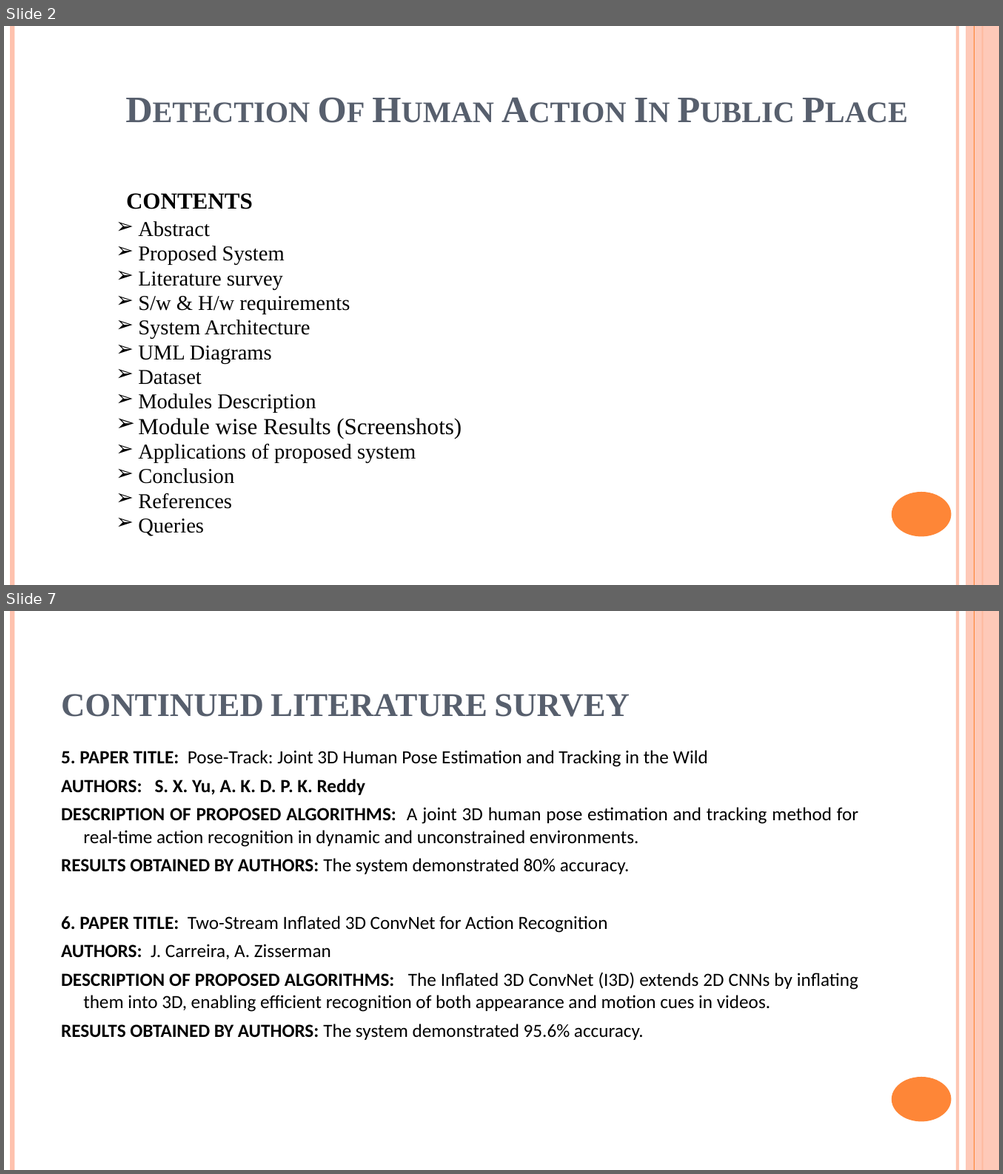
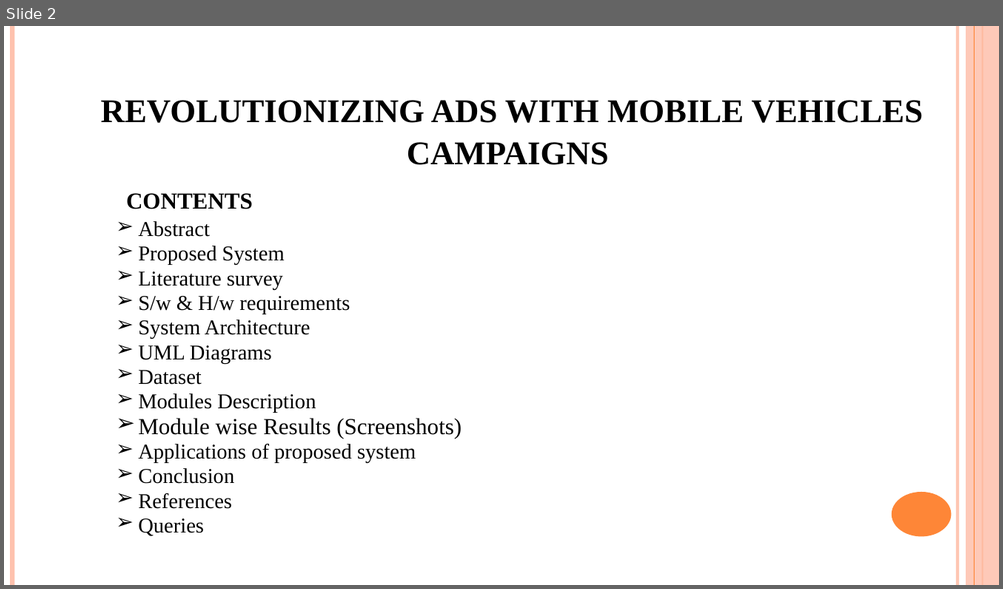
Before and after one commit to karthikeya-goud/Mini_project, a slide deck: B10 PRC 3.pptx. Shown one above the other, each under a label of ours: slides 2 and 7 before the commit, slide 2 after it; the slides between them are not shown. The pictures are 1003x1174 and 1003x589 pixels, drawn with LibreOffice and Linux fonts; fonts in the diff are those of the drawing. Boxes give left, top, right and bottom in pixels: in the first picture for what was removed or moved away, otherwise in the second. Text is boxed around its words. In the diff, an @@ line names an element or a change of style, - is before the commit and + after.

```diff
--- a/B10 PRC 3.pptx
+++ b/B10 PRC 3.pptx
@@ slide 7 removed at (4, 611, 999, 1170), background #FFFFFF; not listed: 6 template elements that a slide beside it also shows @@
@@ title removed at (61, 694, 629, 717) @@
-CONTINUED LITERATURE SURVEY
@@ text removed at (61, 750, 858, 1040) @@
-5. PAPER TITLE: Pose-Track: Joint 3D Human Pose Estimation and Tracking in the Wild
-AUTHORS: S. X. Yu, A. K. D. P. K. Reddy
-DESCRIPTION OF PROPOSED ALGORITHMS: A joint 3D human pose estimation and tracking method for real-time action recognition in dynamic and unconstrained environments.
-RESULTS OBTAINED BY AUTHORS: The system demonstrated 80% accuracy.
-6. PAPER TITLE: Two-Stream Inflated 3D ConvNet for Action Recognition
-AUTHORS: J. Carreira, A. Zisserman
-DESCRIPTION OF PROPOSED ALGORITHMS: The Inflated 3D ConvNet (I3D) extends 2D CNNs by inflating them into 3D, enabling efficient recognition of both appearance and motion cues in videos.
-RESULTS OBTAINED BY AUTHORS: The system demonstrated 95.6% accuracy.
@@ slide 2 changed as well @@
@@ title at (101, 100, 923, 165): text changed; size 36 to 32 pt; text colour #575F6D to #000000 @@
-Detection Of Human Action In Public Place
+REVOLUTIONIZING ADS WITH MOBILE VEHICLES CAMPAIGNS
```
Also in this commit, not shown: 15 other slides changed, 3 slides added, 5 other slides removed.
